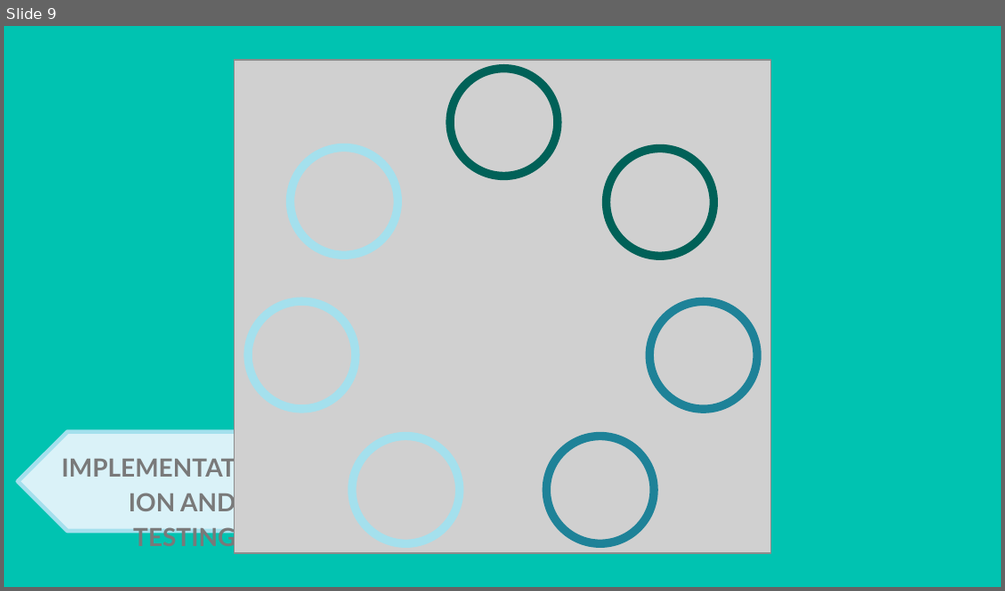
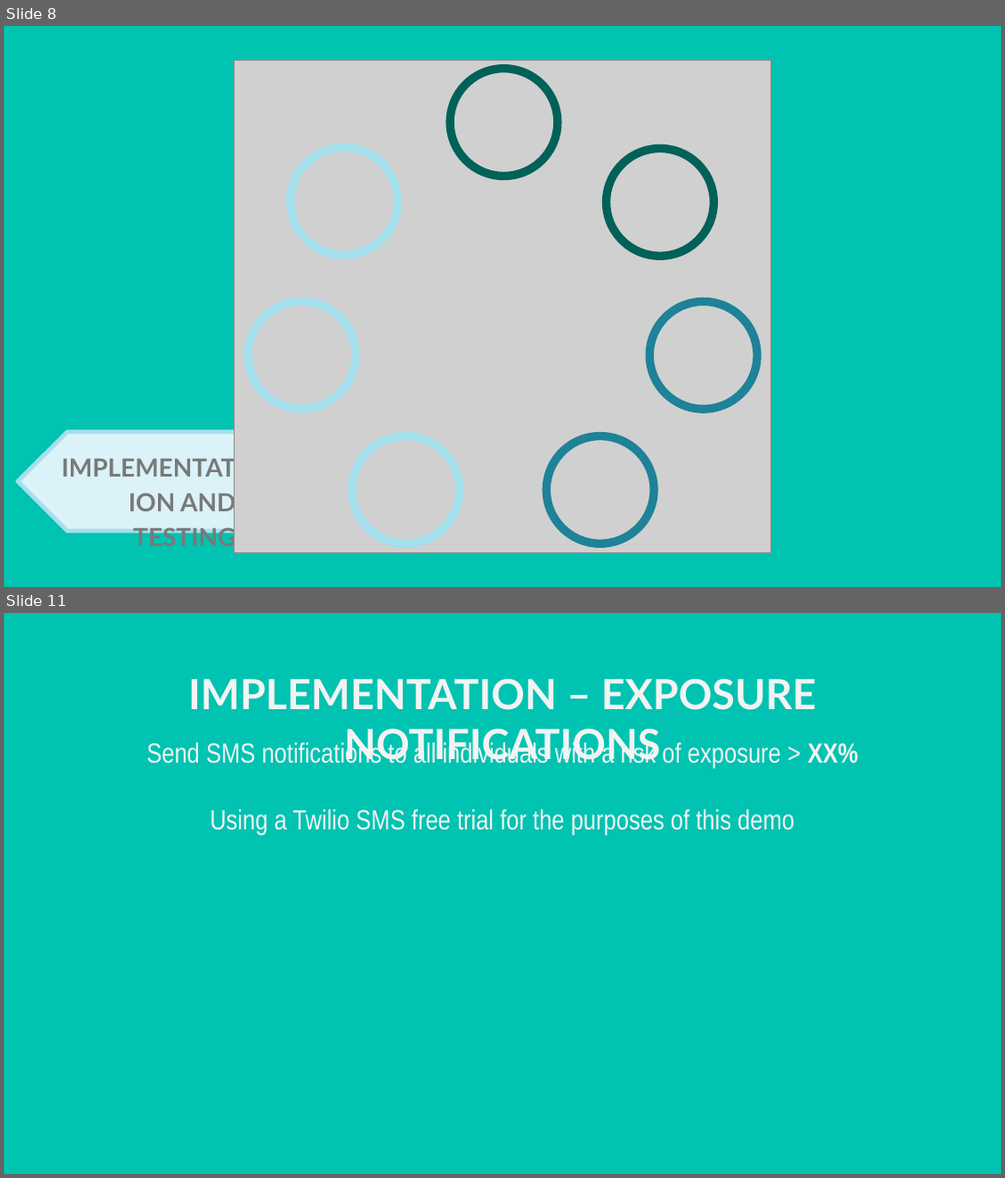
Before and after one commit to jpaglia/oec-2021, a slide deck: TEAMXXX_OEC2021_Programming.pptx. Shown one above the other, each under a label of ours: slide 9 before the commit, slides 8 and 11 after it; the slides between them are not shown. The pictures are 1005x591 and 1005x1178 pixels, drawn with LibreOffice and Linux fonts; fonts in the diff are those of the drawing; grey boxes stand for pictures; background and template pictures are left out. Boxes give left, top, right and bottom in pixels: in the first picture for what was removed or moved away, otherwise in the second. Text is boxed around its words. In the diff, an @@ line names an element or a change of style, - is before the commit and + after.

```diff
--- a/TEAMXXX_OEC2021_Programming.pptx
+++ b/TEAMXXX_OEC2021_Programming.pptx
@@ slide 11 added at bbox=[4, 613, 1001, 1174], background picture (left out) @@
@@ title added at bbox=[188, 679, 817, 763], 30 pt, text #F3F3F3, bold @@
+IMPLEMENTATION – EXPOSURE NOTIFICATIONS
@@ subtitle added at bbox=[146, 740, 858, 835], 20 pt, text #F3F3F3 @@
+Send SMS notifications to all individuals with a risk of exposure > XX%
+Using a Twilio SMS free trial for the purposes of this demo
@@ what was slide 9 is now slide 8 @@
```
Also in this commit, not shown: 6 slides changed, 6 other slides added, 7 slides removed, 1 other file.
